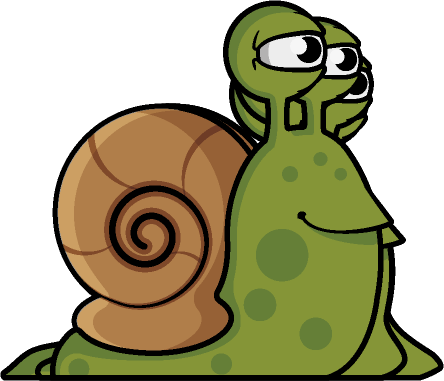
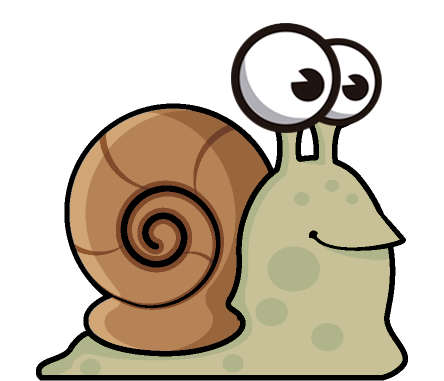
Two versions of the same layered image (444 × 381). Layer-by-layer changes:
renamed "Capa 4" to "BIG_0004_Capa-5.png", hid it, moved it above "Ojos copia 5 copy 7", painted on it over [36,23,444,381]
added layer "Ojos copia 5 copy 7" above "Ojos copia 5 copy 6" over [231,23,341,133]
added layer "Ojos copia 5 copy 6" above "BIG_0003_Capa-4.png" over [294,38,382,126]
added layer "BIG_0003_Capa-4.png" (2nd of 2) above "Ojos copia 5 copy 5" over [36,23,408,381]
renamed "Capa 1" to "BIG_0002_Capa-3.png", hid it, painted on it over [0,0,444,381]
renamed "Capa 2" to "BIG_0001_Capa-2.png", hid it, painted on it over [35,24,408,381]
renamed "Capa 3" to "BIG_0000_Capa-1.png", hid it, painted on it over [0,0,444,381]
